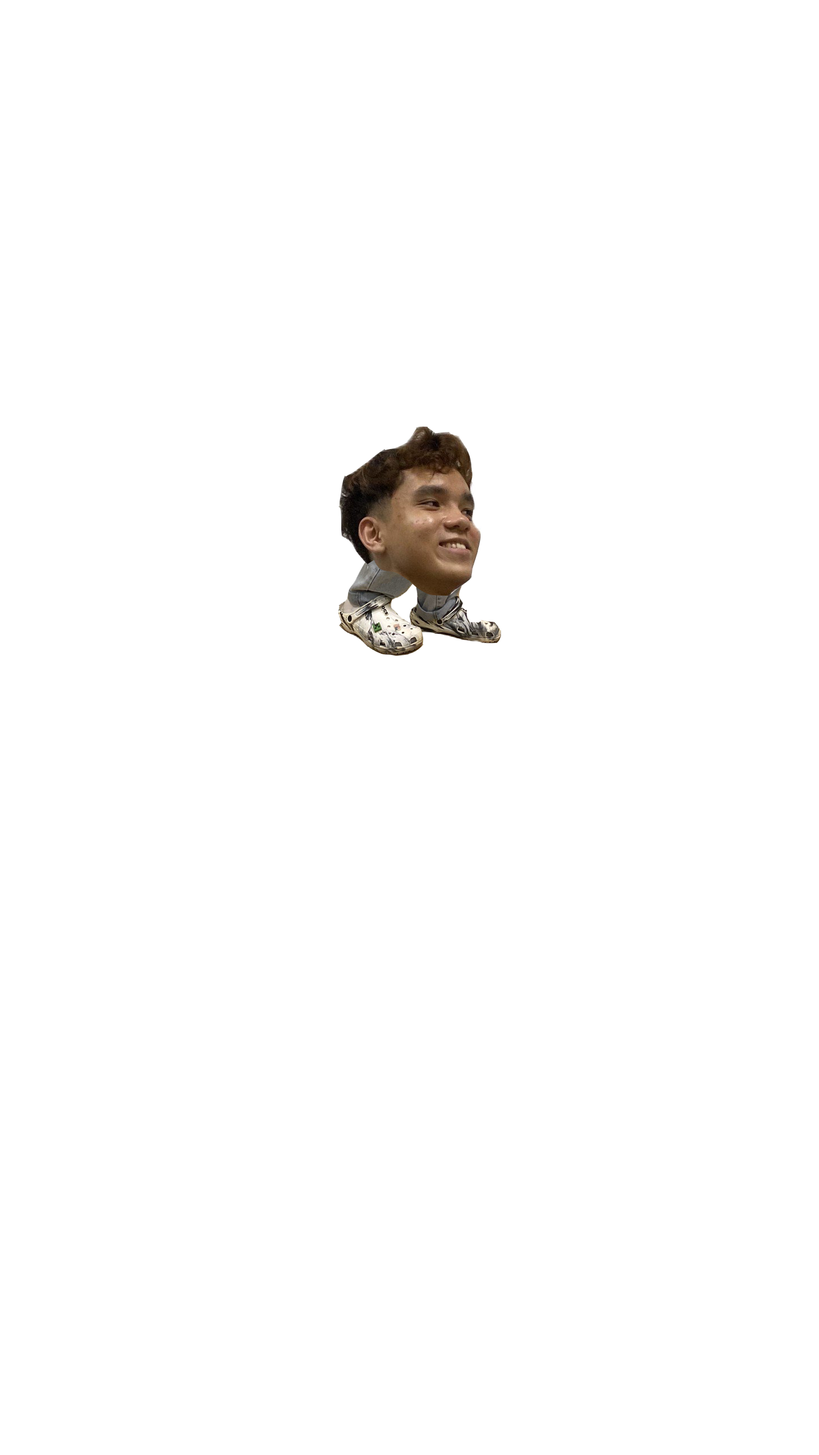
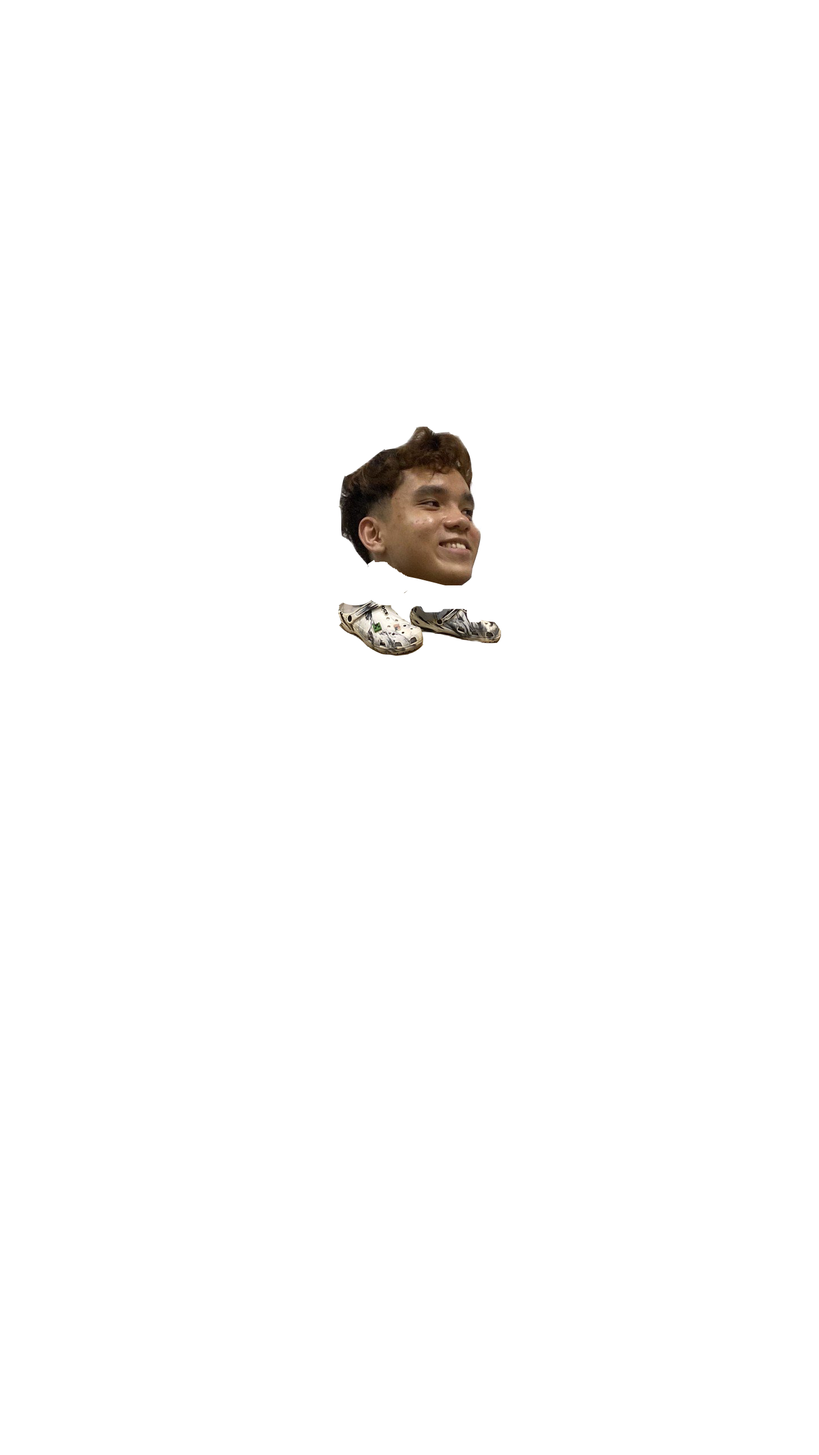
Layer changes from the first 819 x 1455 image to the second:
painted on "Layer 1" over [370, 561, 463, 596]
painted on "Layer 2" over [342, 559, 429, 606]
painted on "Layer 3" over [413, 577, 465, 613]
